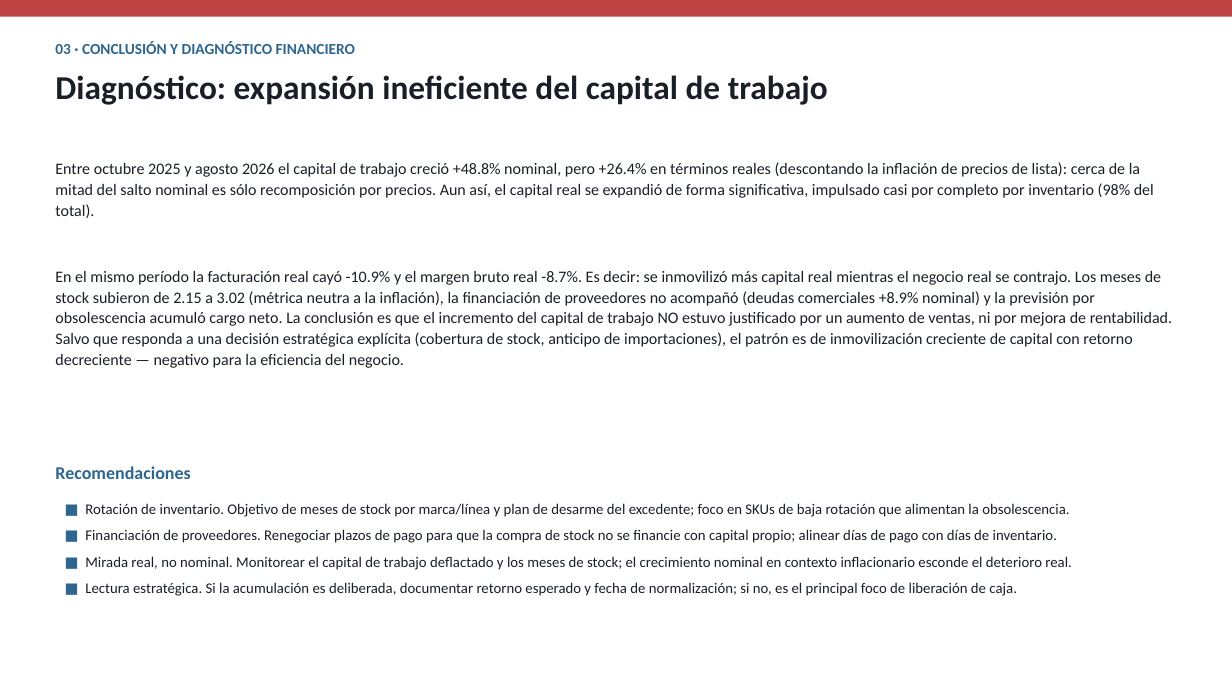
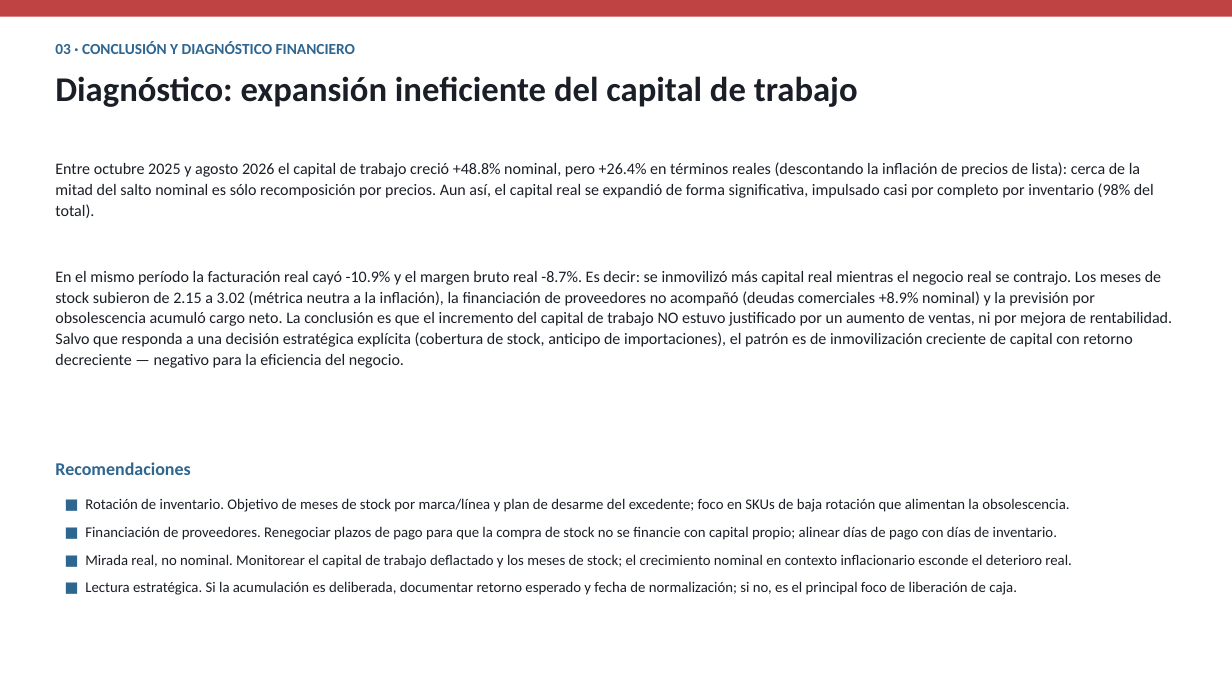
Before and after one commit to tatusaravia02-web/despachos-autocity, a slide deck: slide 5 of Analisis_Capital_de_Trabajo_Autocity.pptx. Drawn at 1232x693 pixels with LibreOffice and Linux fonts; fonts in the diff are those of the drawing. Boxes give left, top, right and bottom in pixels: in the first picture for what was removed or moved away, otherwise in the second. Text is boxed around its words. In the diff, an @@ line names an element or a change of style, - is before the commit and + after.

```diff
--- a/Analisis_Capital_de_Trabajo_Autocity.pptx
+++ b/Analisis_Capital_de_Trabajo_Autocity.pptx
@@ text "Diagnóstico: expansión ineficiente del capital ..." at <box>55,76,858,107</box>: size 26 to 27 pt @@
@@ text "Recomendaciones": place and size @@
-text "Recomendaciones" at <box>55,466,190,479</box>
+text "Recomendaciones" at <box>55,462,190,475</box>
@@ text "■ Rotación de inventario. Objetivo ..." at <box>85,498,1071,595</box>: more space between paragraphs @@
```
Also in this commit, not shown: 4 other slides changed.
